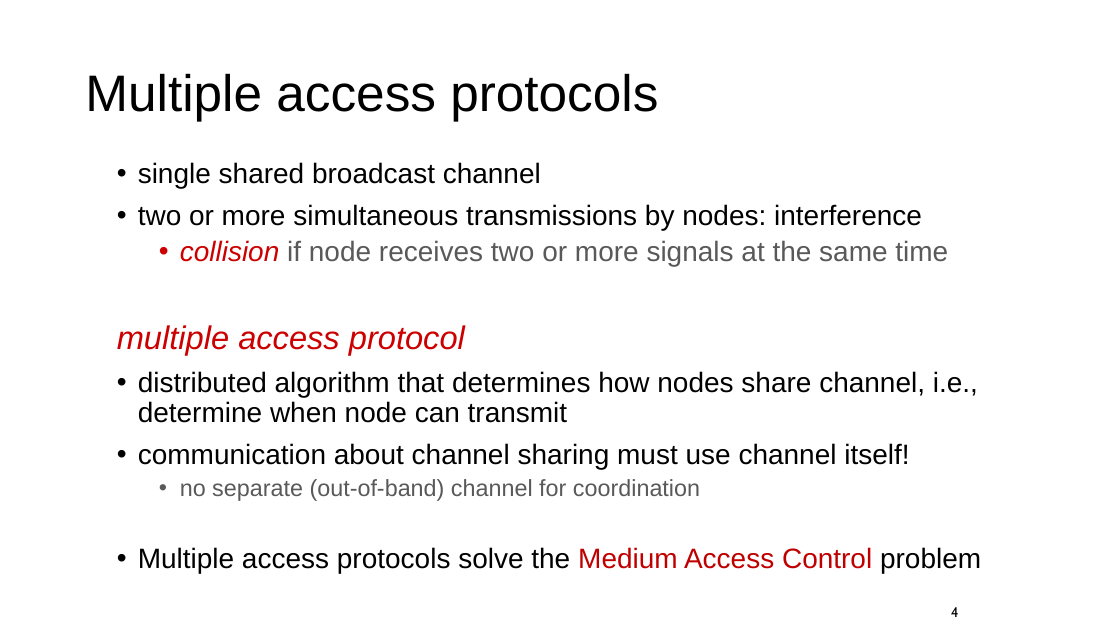
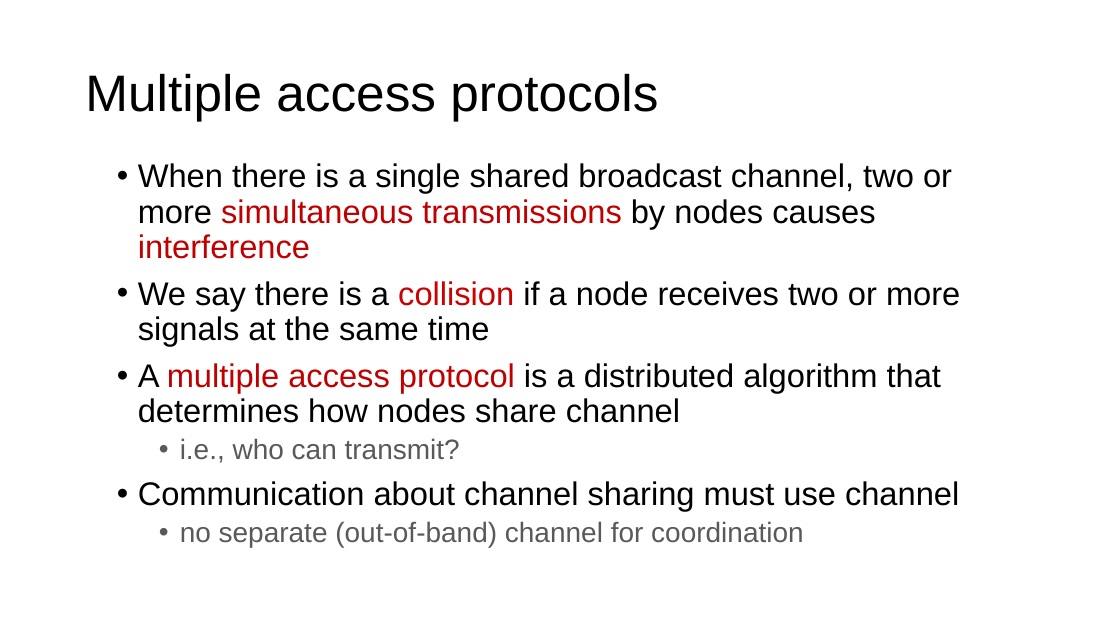
Before and after one commit to ngsrinivas/coursegen, a slide deck: slide 4 of ex/352-S21/staging/352-S21/lectures/link-medium-access-control.pptx. Drawn at 1120x630 pixels with LibreOffice and Linux fonts; fonts in the diff are those of the drawing. Boxes give left, top, right and bottom in pixels: in the first picture for what was removed or moved away, otherwise in the second. Text is boxed around its words. In the diff, an @@ line names an element or a change of style, - is before the commit and + after.

Commit message:
Add medium access control lecture

```diff
--- a/ex/352-S21/staging/352-S21/lectures/link-medium-access-control.pptx
+++ b/ex/352-S21/staging/352-S21/lectures/link-medium-access-control.pptx
@@ text at <box>138,163,960,511</box>: text changed; size 24 to 28 pt @@
-• single shared broadcast channel
-• two or more simultaneous transmissions by nodes: interference
-  • collision if node receives two or more signals at the same time
-multiple access protocol
-• distributed algorithm that determines how nodes share channel, i.e., determine when node can transmit
-• communication about channel sharing must use channel itself!
+• When there is a single shared broadcast channel, two or more simultaneous transmissions by nodes causes interference
+• We say there is a collision if a node receives two or more signals at the same time
+• A multiple access protocol is a distributed algorithm that determines how nodes share channel
+  • i.e., who can transmit?
+• Communication about channel sharing must use channel
@@ text at <box>180,521,804,548</box>: size 20 to 24 pt in "no separate (out-of-band) channel for coordination" @@
@@ text at <box>138,547,981,573</box>: paragraph removed @@
-• Multiple access protocols solve the Medium Access Control problem
@@ page number removed at <box>951,607,959,617</box> @@
-4
```
Also in this commit, not shown: 16 other slides changed, 37 slides added, 6 slides removed, 1 other file.
